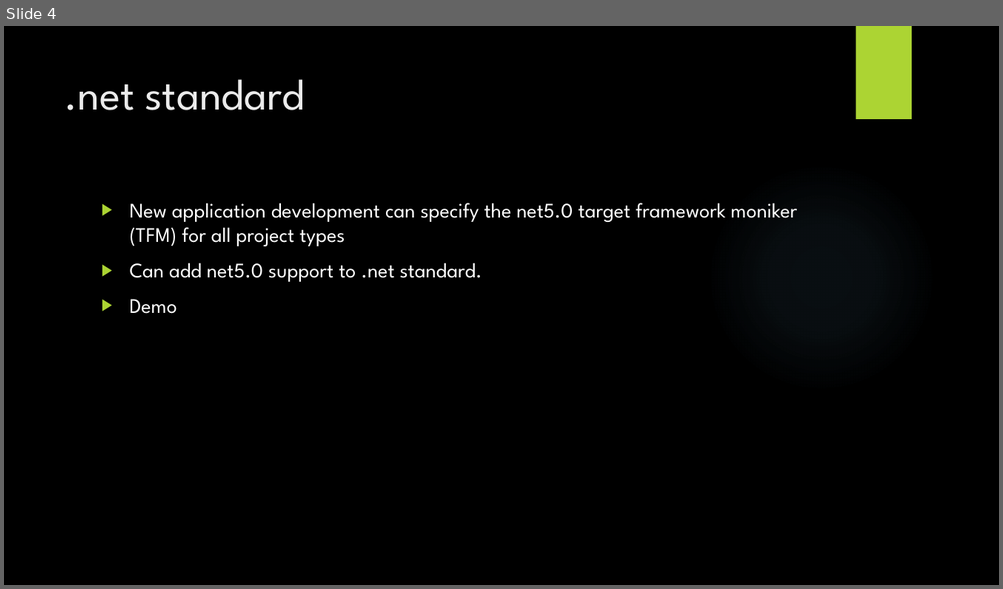
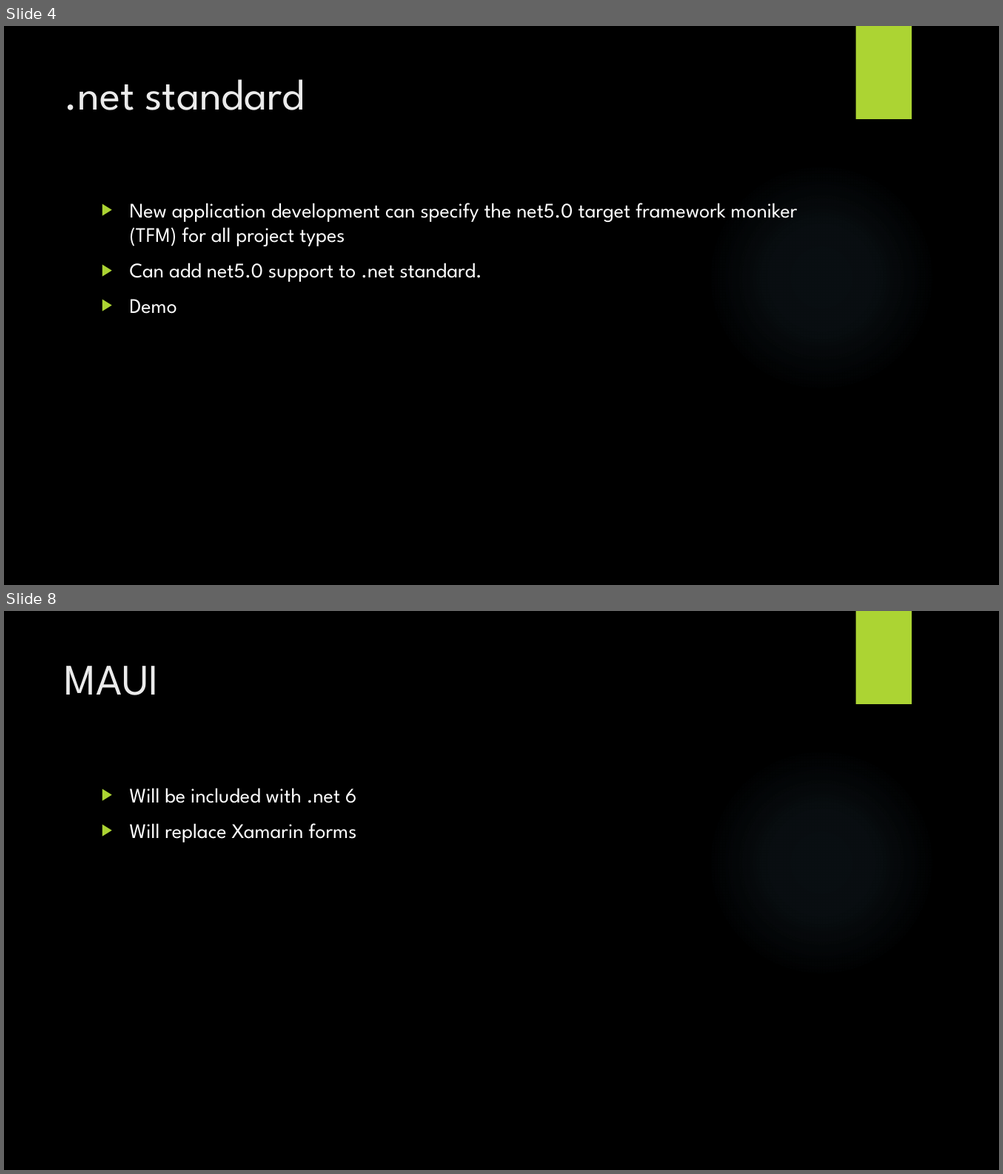
Before and after one commit to vb2ae/SpaceCoastDotNet5Demo, a slide deck: Intro to .net 5.pptx. Shown one above the other, each under a label of ours: slide 4 before the commit, slides 4 and 8 after it; the slides between them are not shown. The pictures are 1003x589 and 1003x1174 pixels, drawn with LibreOffice and Linux fonts; fonts in the diff are those of the drawing; background and template pictures are left out. Boxes give left, top, right and bottom in pixels: in the first picture for what was removed or moved away, otherwise in the second. Text is boxed around its words. In the diff, an @@ line names an element or a change of style, - is before the commit and + after.

```diff
--- a/Intro to .net 5.pptx
+++ b/Intro to .net 5.pptx
@@ slide 8 added at bbox=[4, 611, 999, 1170], background picture (left out); not listed: 2 template elements that a slide beside it also shows @@
@@ title added at bbox=[64, 666, 159, 695], 42 pt, text #EBEBEB @@
+MAUI
@@ text added at bbox=[130, 788, 357, 843], 20 pt, text #FFFFFF @@
+▶ Will be included with .net 6
+▶ Will replace Xamarin forms
```
Also in this commit, not shown: 1 slide changed, 2 other slides added, 1 slide removed.
